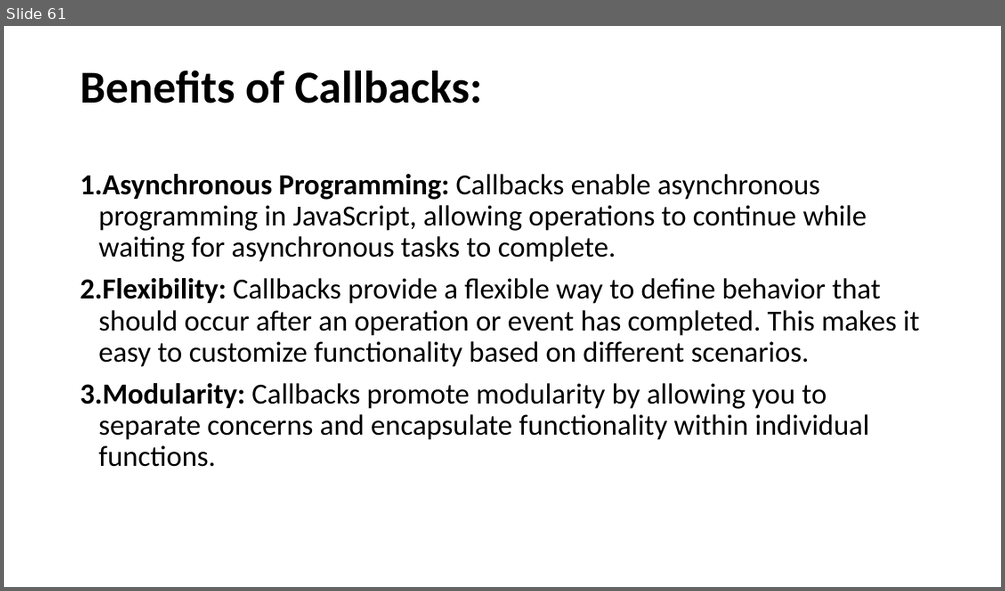
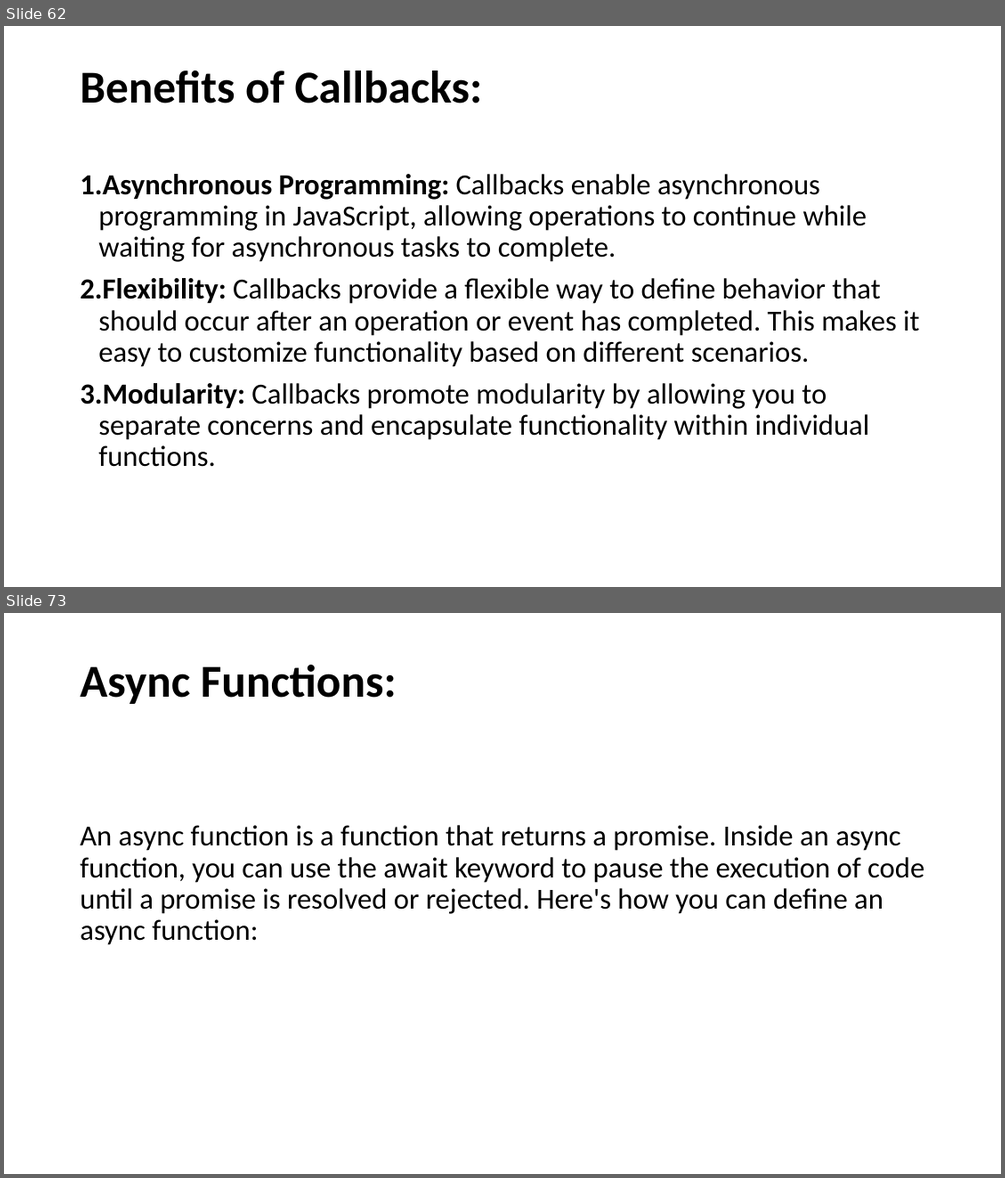
Before and after one commit to SethLK/JavaScript-Wizard-Course-for-Beginners, a slide deck: JavaScript Master Course for Beginners.pptx. Shown one above the other, each under a label of ours: slide 61 before the commit, slides 62 and 73 after it; the slides between them are not shown. The pictures are 1005x591 and 1005x1178 pixels, drawn with LibreOffice and Linux fonts; fonts in the diff are those of the drawing. Boxes give left, top, right and bottom in pixels: in the first picture for what was removed or moved away, otherwise in the second. Text is boxed around its words. In the diff, an @@ line names an element or a change of style, - is before the commit and + after.

```diff
--- a/JavaScript Master Course for Beginners.pptx
+++ b/JavaScript Master Course for Beginners.pptx
@@ slide 73 added at <box>4,613,1001,1174</box>, background #FFFFFF @@
@@ title added at <box>80,665,396,704</box>, 44 pt, text #000000, bold @@
+Async Functions:
@@ text added at <box>80,825,924,945</box>, 28 pt, text #000000 @@
+An async function is a function that returns a promise. Inside an async function, you can use the await keyword to pause the execution of code until a promise is resolved or rejected. Here's how you can define an async function:
@@ what was slide 61 is now slide 62 @@
```
Also in this commit, not shown: 9 slides changed, 14 other slides added.
